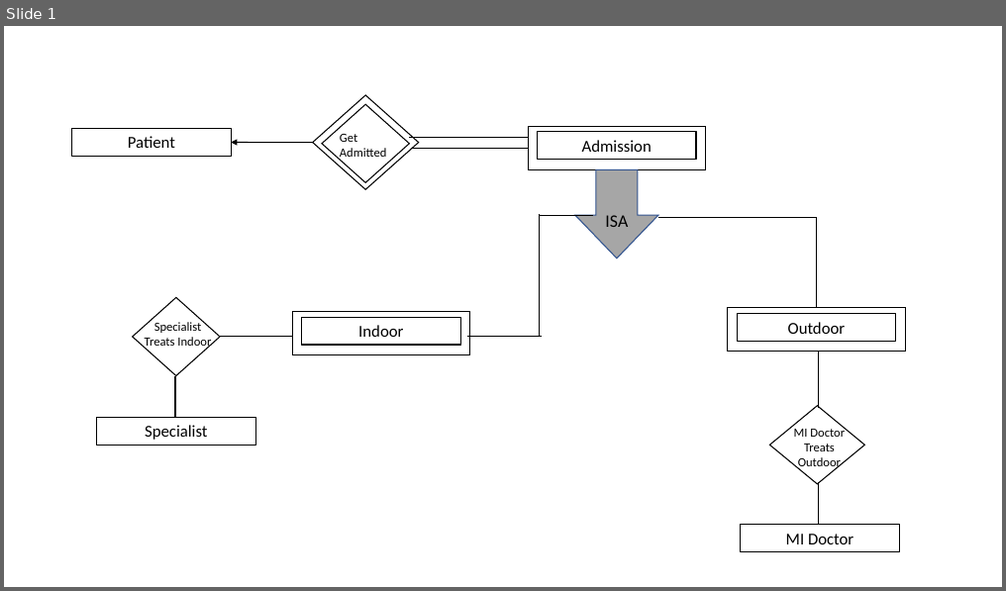
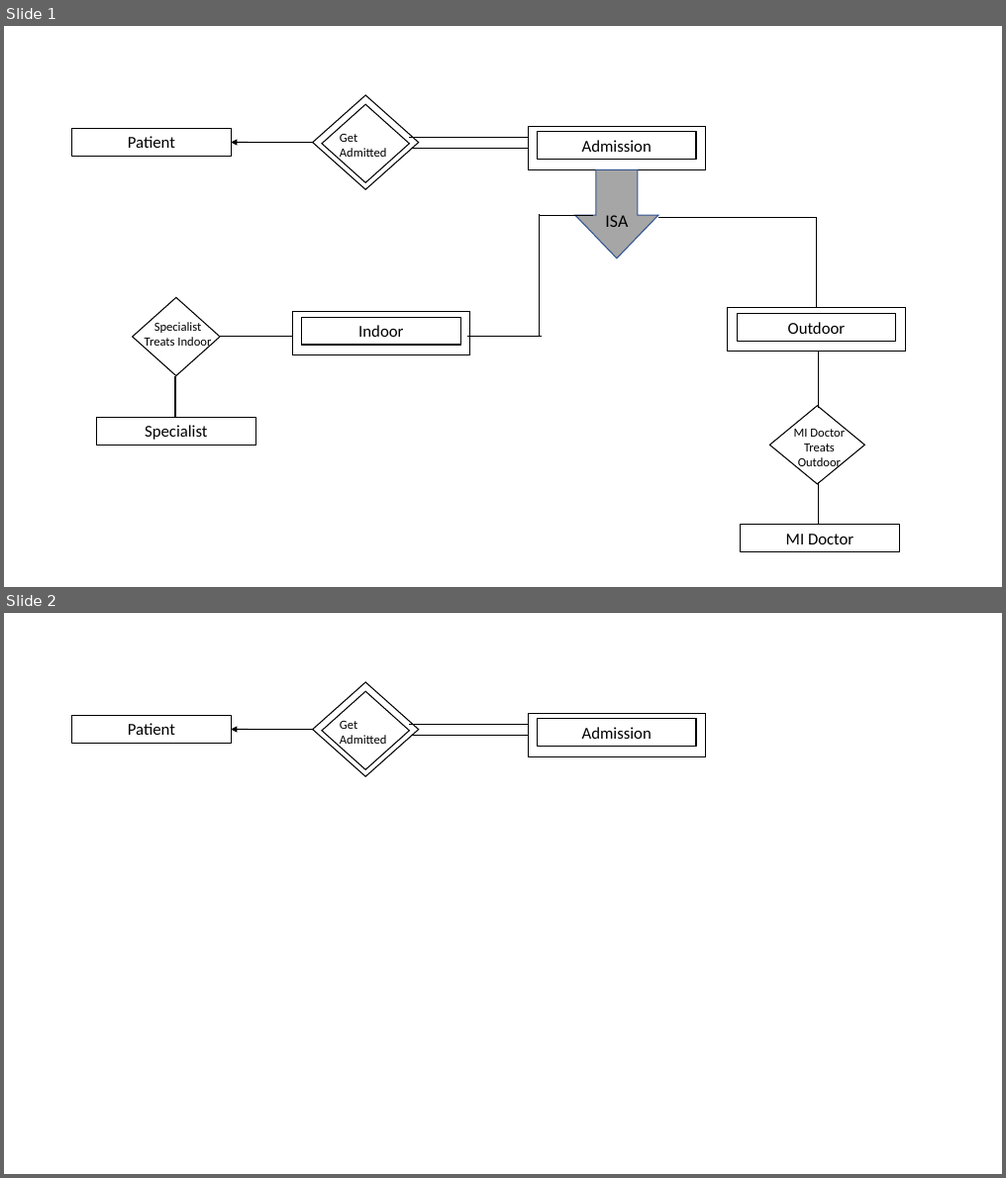
Before and after one commit to zahangir0cse/doctor-patient-crud-system-using-spring-mvc-hibernate-and-mysql-database, a slide deck: ERD Design.pptx. Shown one above the other, each under a label of ours: slide 1 before the commit, slides 1 and 2 after it. The pictures are 1006x591 and 1006x1178 pixels, drawn with LibreOffice and Linux fonts; fonts in the diff are those of the drawing. Boxes give left, top, right and bottom in pixels: in the first picture for what was removed or moved away, otherwise in the second. Text is boxed around its words. In the diff, an @@ line names an element or a change of style, - is before the commit and + after.

```diff
--- a/ERD Design.pptx
+++ b/ERD Design.pptx
@@ slide 2 added at <box>4,613,1002,1174</box>, background #FFFFFF @@
@@ group added at <box>72,682,706,777</box>: 3 rectangles, 2 diamonds, 2 lines, 1 text, 1 arrow @@
+Patient
+Admission
+Get
+Admitted
```
Also in this commit, not shown: 7 other slides added.
